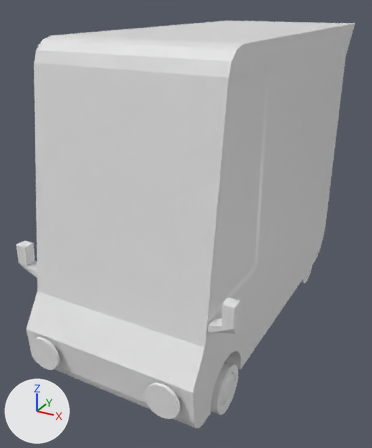
Before and after pictures for a commit that changed the Blender file Assets/Models/WorkFiles/SMILE-van2-86-mirror-mod.blend.
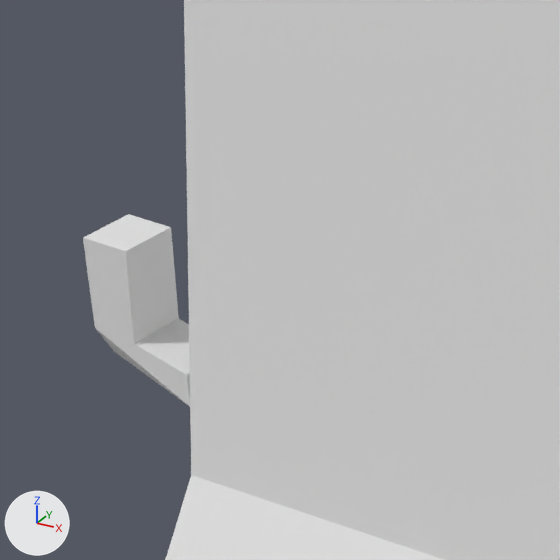
The first picture shows the older version from a 50 mm lens placed at (1.56, -2.99, 1.19), pointed at (-0.12, 0.07, -0.33). The close-ups show both versions on the part from 0% to 30% of the width and 44% to 69% of the height of that picture; other places that the commit changed are outside them. The axes (+X, +Y, +Z) are drawn at lower left. The lights are the same throughout.

Names of what the first close-up shows: 'side view mirror', 'vanbody'.
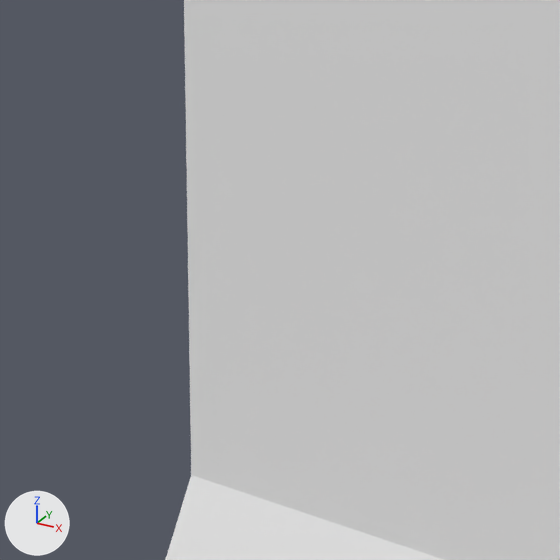
What differs and where, as boxes (x1, y1, x2, y2) in the close-ups (560 x 560 px):
'side view mirror', hidden: before (83, 214, 190, 406)

Patch to the scene script:
```diff
--- a/Assets/Models/WorkFiles/SMILE-van2-86-mirror-mod.blend.py
+++ b/Assets/Models/WorkFiles/SMILE-van2-86-mirror-mod.blend.py
@@ ob_side_view_mirror @@
 _m = ob_side_view_mirror.modifiers.new('Mirror', 'MIRROR')
 _m.mirror_object = ob_vanbody
+ob_side_view_mirror.hide_set(True)
```
